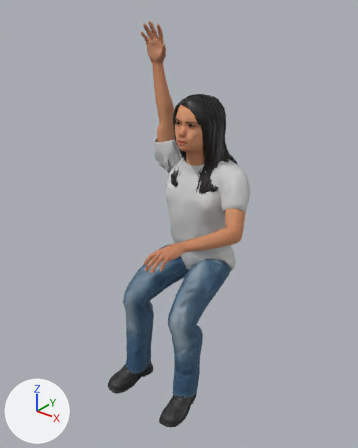
The glTF model assets/props/people-leo-sit-raise.glb, before and after one commit.
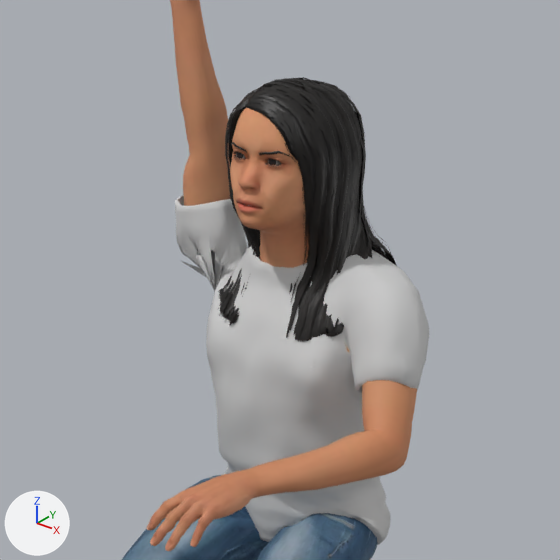
Each version is shown whole from a 50 mm lens placed at (1.091, -1.287, 0.591), pointed at (0.0, 0.077, -0.254), then close up on the part from 25% to 84% of the width and 14% to 62% of the height. Every picture has the same lights, and +X, +Y and +Z are marked at lower left. The first two pictures are the older version. Vertices at exactly the same position are counted once.

Script lines for the objects in view, before the commit:
```python
me_base_001 = bpy.data.meshes.new('base.001')
me_base_001.from_pydata(...)  # 21845 vertices, 40320 faces; spans x -0.255..0.254, y -0.211..0.347, z -1.004..0.469
me_base_001.materials.append(mat_human_body)  # picture img_people_leo_sit_raise__2_young_lightskinned_male_diffuse_png
me_base_001.materials.append(mat_human_culturalibre_hair_01)
me_base_001.materials.append(mat_human_eyebrow003)
me_base_001.materials.append(mat_human_eyelashes01)
me_base_001.materials.append(mat_human_low_poly)  # picture img_people_leo_sit_raise__1_brown_eye_png_001
me_base_001.materials.append(mat_human_eyes_cornea)  # black #000000
me_base_001.materials.append(mat_human_male_casualsuit06)
me_base_001.materials.append(mat_human_shoes04)
me_base_001.materials.append(mat_human_teeth_base)  # picture img_teeth
ob_people_leo_sit_raise = bpy.data.objects.new('people-leo-sit-raise', me_base_001)
ob_people_leo_sit_raise.location = (0.0, 0.0, 0.0)
```
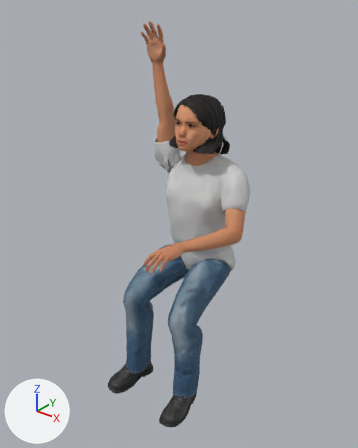
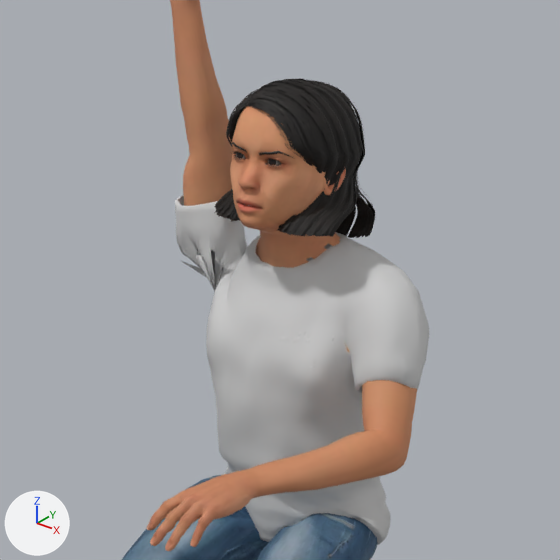
The change, as a list of edits to the scene's bpy script:
```text
Change me_base_001:
    used by ob_people_leo_sit_raise; location = (0.0, 0.0, 0.0)
    remove me_base_001.from_pydata(...)  # 21845 vertices, 40320 faces; spans x -0.255..0.254, y -0.211..0.347, z -1.004..0.469
    add me_base_001.from_pydata(...)  # 29235 vertices, 53004 faces; spans x -0.255..0.254, y -0.211..0.347, z -1.004..0.469
    me_base_001 part 1: 47 vertices moved within x -0.085..0.059, y 0.114..0.307, z 0.138..0.223; 2802 vertices removed from x -0.143..0.119, y 0.114..0.347, z -0.181..0.229; 10192 vertices added at x -0.112..0.106, y 0.114..0.314, z -0.03..0.227
```

Pixel boxes [x1, y1, x2, y2] of what changed, in the close-ups (560 x 560 px):
part 1 of me_base_001, cut back: before [218, 77, 396, 342]; after [214, 79, 375, 238]
